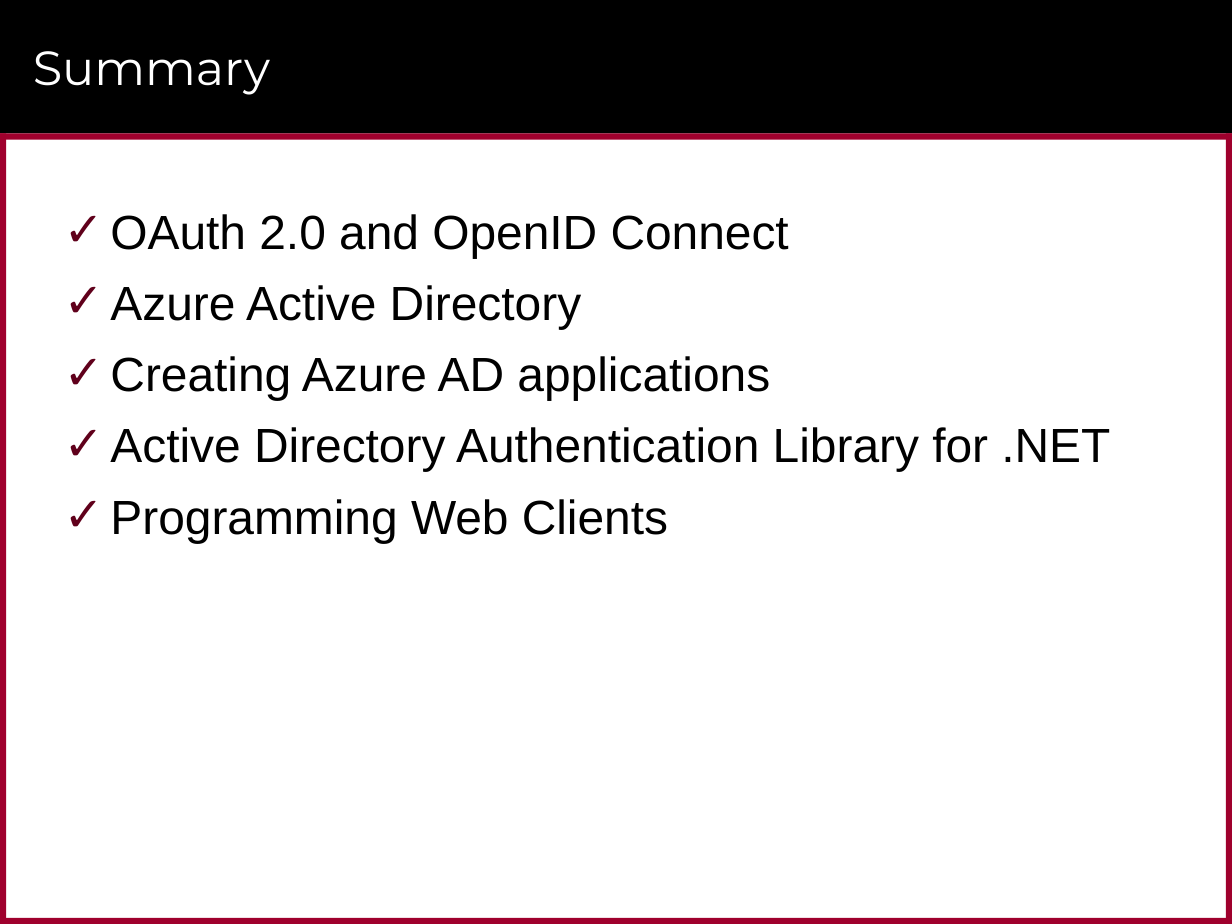
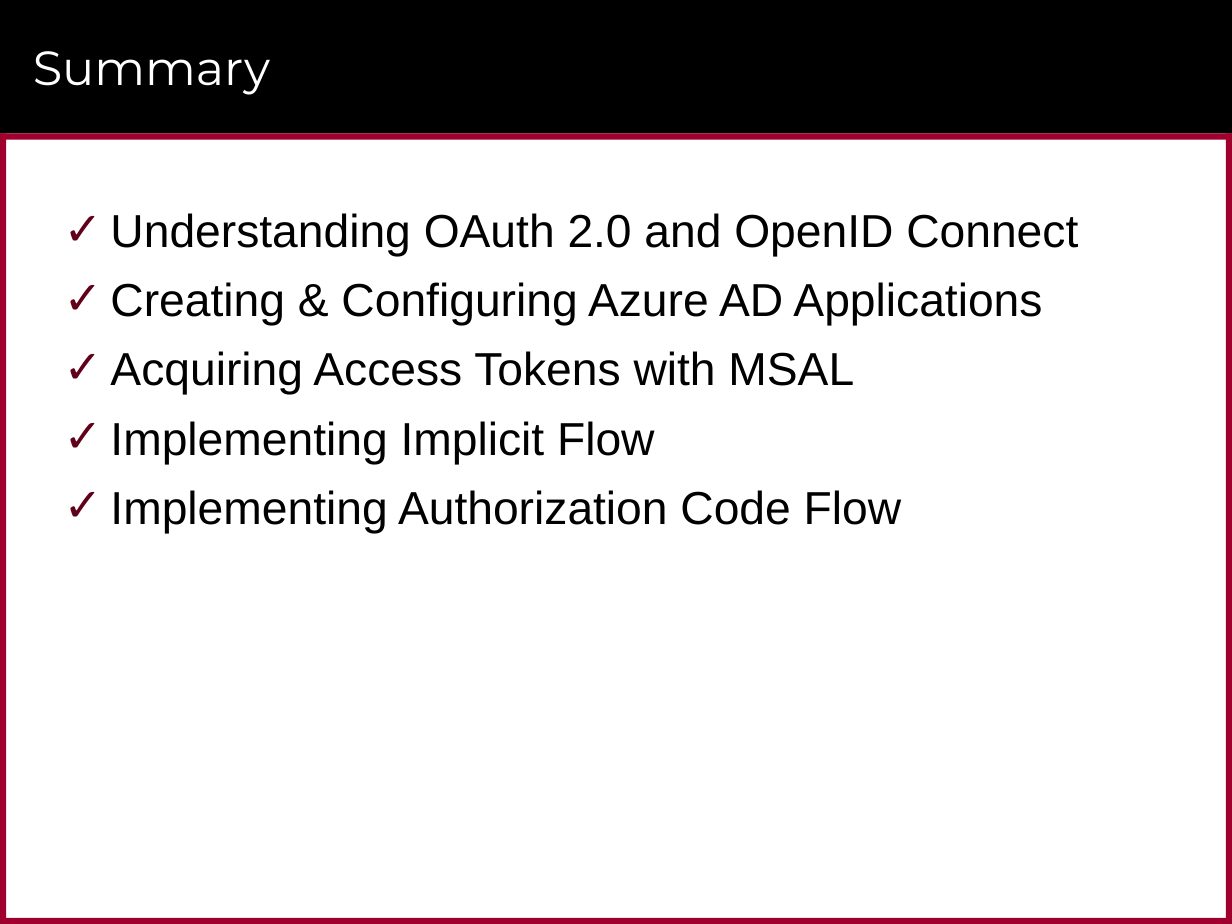
Before and after one commit to CriticalPathTraining/MSD365_Courseware, a slide deck: slide 44 of 07 AzureActiveDirectory.pptx (slide 37 before the commit). Drawn at 1232x924 pixels with LibreOffice and Linux fonts; fonts in the diff are those of the drawing; background and template pictures are left out. Boxes give left, top, right and bottom in pixels: in the first picture for what was removed or moved away, otherwise in the second. Text is boxed around its words. In the diff, an @@ line names an element or a change of style, - is before the commit and + after.

```diff
--- a/07 AzureActiveDirectory.pptx
+++ b/07 AzureActiveDirectory.pptx
@@ text at <box>110,213,1078,533</box>: text changed; size 28 to 27 pt @@
-✓ OAuth 2.0 and OpenID Connect
-✓ Azure Active Directory
-✓ Creating Azure AD applications
-✓ Active Directory Authentication Library for .NET
-✓ Programming Web Clients
+✓ Understanding OAuth 2.0 and OpenID Connect
+✓ Creating & Configuring Azure AD Applications
+✓ Acquiring Access Tokens with MSAL
+✓ Implementing Implicit Flow
+✓ Implementing Authorization Code Flow
```
Also in this commit, not shown: 15 other slides changed, 22 slides added, 15 slides removed, 15 other files.
